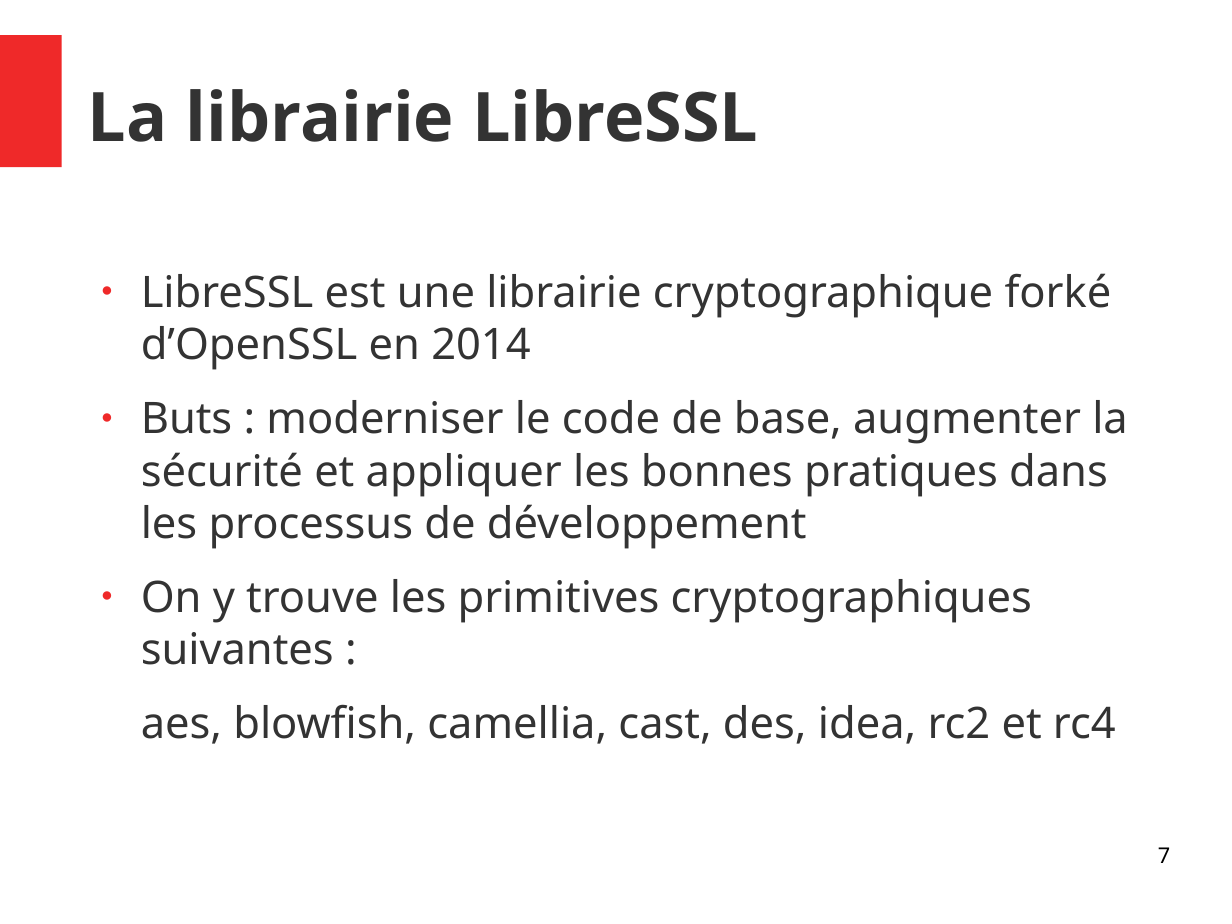
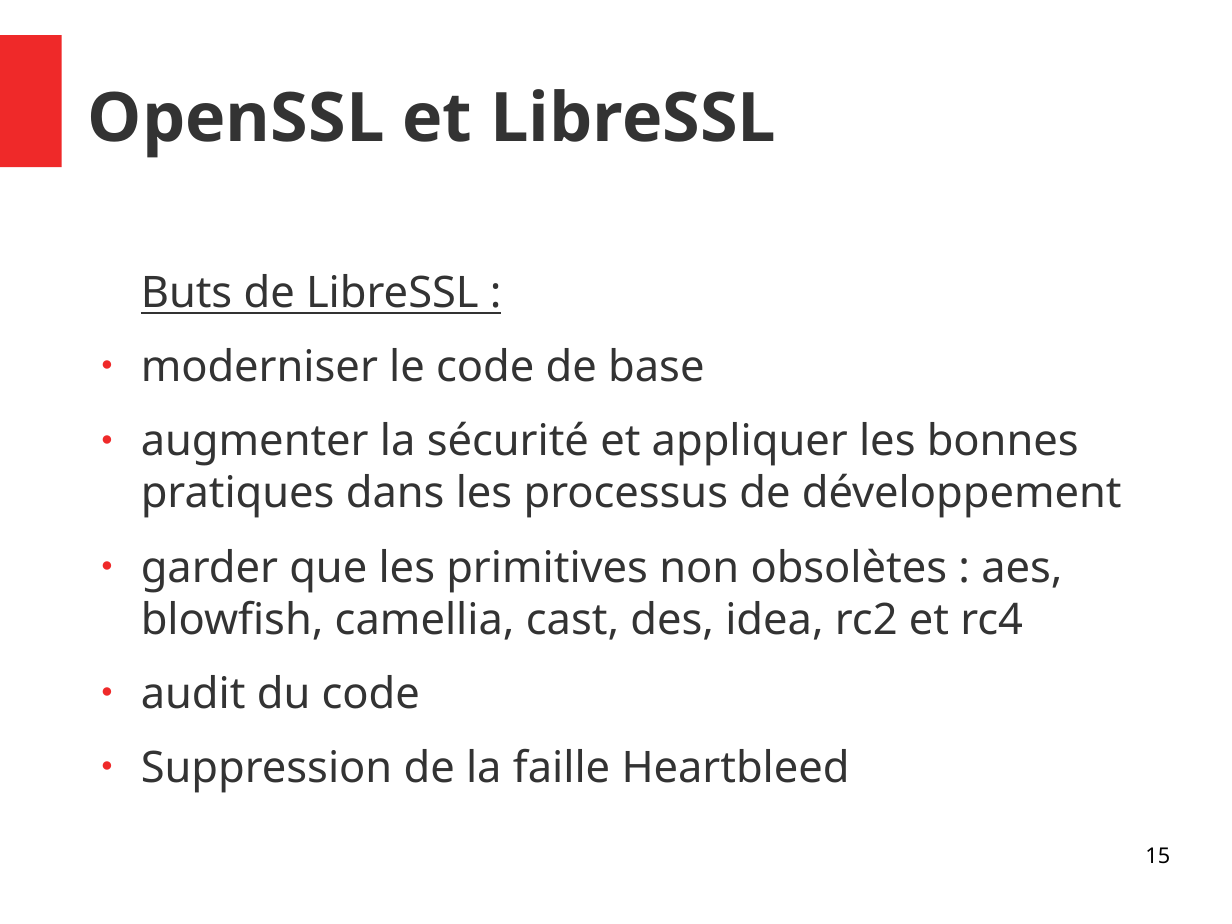
Before and after one commit to Allard-Chris/Aria, a slide deck: slide 15 of docs/[M2CSI]_ICP_Aria_Allard_Aulagnier.odp (slide 7 before the commit). Drawn at 1232x924 pixels with LibreOffice and Linux fonts; fonts in the diff are those of the drawing. Boxes give left, top, right and bottom in pixels: in the first picture for what was removed or moved away, otherwise in the second. Text is boxed around its words. In the diff, an @@ line names an element or a change of style, - is before the commit and + after.

Commit message:
Update slides

```diff
--- a/docs/[M2CSI]_ICP_Aria_Allard_Aulagnier.odp
+++ b/docs/[M2CSI]_ICP_Aria_Allard_Aulagnier.odp
@@ title at (88, 89, 776, 158): text changed @@
-La librairie LibreSSL
+OpenSSL et LibreSSL
@@ text at (141, 274, 1122, 793): text changed @@
-● LibreSSL est une librairie cryptographique forké d’OpenSSL en 2014
-● Buts : moderniser le code de base, augmenter la sécurité et appliquer les bonnes pratiques dans les processus de développement
-● On y trouve les primitives cryptographiques suivantes :
-aes, blowfish, camellia, cast, des, idea, rc2 et rc4
+Buts de LibreSSL :
+● moderniser le code de base
+● augmenter la sécurité et appliquer les bonnes pratiques dans les processus de développement
+● garder que les primitives non obsolètes : aes, blowfish, camellia, cast, des, idea, rc2 et rc4
+● audit du code
+● Suppression de la faille Heartbleed
@@ page number at (1145, 847, 1170, 864): text changed @@
-7
+15
```
Also in this commit, not shown: 6 other slides changed, 15 slides added, 3 slides removed, 3 other files.
